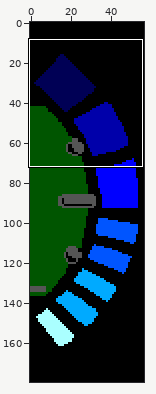
Sprite sheet: resources/images/bt_on.png. Above, an overview of the earlier version with the close-up marked.
Close-up. First the earlier version:
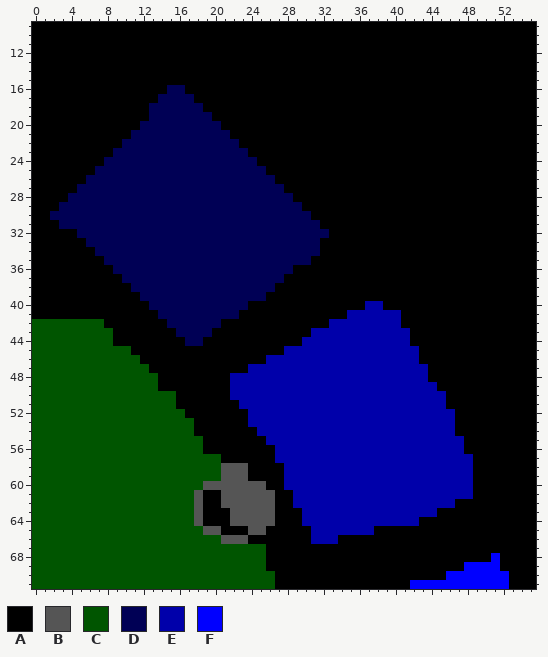
The file is 57x180 pixels. Shown: x 0..55, y 9..71.
Palette (. is transparent): A #000000  B #555555  C #005500  D #000055  E #0000aa  F #0000ff
Pixels before (only the part around the change), first column x 0:
 9 AAAAAAAAAAAAAAAAAAAAAAAAAAAAAAAAAAAAAAAAAAAAAAAAAAAAA
10 AAAAAAAAAAAAAAAAAAAAAAAAAAAAAAAAAAAAAAAAAAAAAAAAAAAAA
11 AAAAAAAAAAAAAAAAAAAAAAAAAAAAAAAAAAAAAAAAAAAAAAAAAAAAA
12 AAAAAAAAAAAAAAAAAAAAAAAAAAAAAAAAAAAAAAAAAAAAAAAAAAAAA
13 AAAAAAAAAAAAAAAAAAAAAAAAAAAAAAAAAAAAAAAAAAAAAAAAAAAAA
14 AAAAAAAAAAAAAAAAAAAAAAAAAAAAAAAAAAAAAAAAAAAAAAAAAAAAA
15 AAAAAAAAAAAAAAAAAAAAAAAAAAAAAAAAAAAAAAAAAAAAAAAAAAAAA
16 AAAAAAAAAAAAAAADDAAAAAAAAAAAAAAAAAAAAAAAAAAAAAAAAAAAA
17 AAAAAAAAAAAAAADDDDAAAAAAAAAAAAAAAAAAAAAAAAAAAAAAAAAAA
18 AAAAAAAAAAAAADDDDDDAAAAAAAAAAAAAAAAAAAAAAAAAAAAAAAAAA
19 AAAAAAAAAAAAADDDDDDDAAAAAAAAAAAAAAAAAAAAAAAAAAAAAAAAA
20 AAAAAAAAAAAADDDDDDDDDAAAAAAAAAAAAAAAAAAAAAAAAAAAAAAAA
21 AAAAAAAAAAADDDDDDDDDDDAAAAAAAAAAAAAAAAAAAAAAAAAAAAAAA
22 AAAAAAAAAADDDDDDDDDDDDDAAAAAAAAAAAAAAAAAAAAAAAAAAAAAA
23 AAAAAAAAADDDDDDDDDDDDDDDAAAAAAAAAAAAAAAAAAAAAAAAAAAAA
24 AAAAAAAADDDDDDDDDDDDDDDDDAAAAAAAAAAAAAAAAAAAAAAAAAAAA
25 AAAAAAADDDDDDDDDDDDDDDDDDDAAAAAAAAAAAAAAAAAAAAAAAAAAA
26 AAAAAADDDDDDDDDDDDDDDDDDDDDAAAAAAAAAAAAAAAAAAAAAAAAAA
27 AAAAADDDDDDDDDDDDDDDDDDDDDDDAAAAAAAAAAAAAAAAAAAAAAAAA
28 AAAADDDDDDDDDDDDDDDDDDDDDDDDDAAAAAAAAAAAAAAAAAAAAAAAA
29 AAADDDDDDDDDDDDDDDDDDDDDDDDDDDAAAAAAAAAAAAAAAAAAAAAAA
30 AADDDDDDDDDDDDDDDDDDDDDDDDDDDDDAAAAAAAAAAAAAAAAAAAAAA
31 AAADDDDDDDDDDDDDDDDDDDDDDDDDDDDDAAAAAAAAAAAAAAAAAAAAA
32 AAAAADDDDDDDDDDDDDDDDDDDDDDDDDDDDAAAAAAAAAAAAAAAAAAAA
33 AAAAAADDDDDDDDDDDDDDDDDDDDDDDDDDAAAAAAAAAAAAAAAAAAAAA
34 AAAAAAADDDDDDDDDDDDDDDDDDDDDDDDDAAAAAAAAAAAAAAAAAAAAA
35 AAAAAAAADDDDDDDDDDDDDDDDDDDDDDDAAAAAAAAAAAAAAAAAAAAAA
36 AAAAAAAAADDDDDDDDDDDDDDDDDDDDAAAAAAAAAAAAAAAAAAAAAAAA
37 AAAAAAAAAADDDDDDDDDDDDDDDDDDAAAAAAAAAAAAAAAAAAAAAAAAA
38 AAAAAAAAAAADDDDDDDDDDDDDDDDAAAAAAAAAAAAAAAAAAAAAAAAAA
39 AAAAAAAAAAAADDDDDDDDDDDDDDAAAAAAAAAAAAAAAAAAAAAAAAAAA
40 AAAAAAAAAAAAADDDDDDDDDDDAAAAAAAAAAAAAEEAAAAAAAAAAAAAA
41 AAAAAAAAAAAAAADDDDDDDDDAAAAAAAAAAAAEEEEEEAAAAAAAAAAAA
42 CCCCCCCCAAAAAAADDDDDDAAAAAAAAAAAAEEEEEEEEAAAAAAAAAAAA
43 CCCCCCCCCAAAAAAADDDDAAAAAAAAAAAEEEEEEEEEEEAAAAAAAAAAA
44 CCCCCCCCCAAAAAAAADDAAAAAAAAAAAEEEEEEEEEEEEAAAAAAAAAAA
45 CCCCCCCCCCCAAAAAAAAAAAAAAAAAEEEEEEEEEEEEEEEAAAAAAAAAA
46 CCCCCCCCCCCCAAAAAAAAAAAAAAEEEEEEEEEEEEEEEEEAAAAAAAAAA
47 CCCCCCCCCCCCCAAAAAAAAAAAEEEEEEEEEEEEEEEEEEEEAAAAAAAAA
48 CCCCCCCCCCCCCCAAAAAAAAEEEEEEEEEEEEEEEEEEEEEEAAAAAAAAA
49 CCCCCCCCCCCCCCAAAAAAAAEEEEEEEEEEEEEEEEEEEEEEEAAAAAAAA
50 CCCCCCCCCCCCCCCCAAAAAAEEEEEEEEEEEEEEEEEEEEEEEEAAAAAAA
51 CCCCCCCCCCCCCCCCAAAAAAAEEEEEEEEEEEEEEEEEEEEEEEAAAAAAA
52 CCCCCCCCCCCCCCCCCAAAAAAAEEEEEEEEEEEEEEEEEEEEEEEAAAAAA
53 CCCCCCCCCCCCCCCCCCAAAAAAEEEEEEEEEEEEEEEEEEEEEEEAAAAAA
54 CCCCCCCCCCCCCCCCCCAAAAAAAEEEEEEEEEEEEEEEEEEEEEEAAAAAA
55 CCCCCCCCCCCCCCCCCCCAAAAAAAEEEEEEEEEEEEEEEEEEEEEEAAAAA
56 CCCCCCCCCCCCCCCCCCCAAAAAAAAEEEEEEEEEEEEEEEEEEEEEAAAAA
57 CCCCCCCCCCCCCCCCCCCCCAAAAAAEEEEEEEEEEEEEEEEEEEEEEAAAA
58 CCCCCCCCCCCCCCCCCCCCCBBBAAAAEEEEEEEEEEEEEEEEEEEEEAAAA
59 CCCCCCCCCCCCCCCCCCCCCBBBAAAAEEEEEEEEEEEEEEEEEEEEEAAAA
60 CCCCCCCCCCCCCCCCCCCBBBBBBBAAEEEEEEEEEEEEEEEEEEEEEAAAA
61 CCCCCCCCCCCCCCCCCCBAABBBBBBAAEEEEEEEEEEEEEEEEEEEEAAAA
62 CCCCCCCCCCCCCCCCCCBAABBBBBBAAEEEEEEEEEEEEEEEEEEAAAAAA
63 CCCCCCCCCCCCCCCCCCBAAABBBBBAAAEEEEEEEEEEEEEEEAAAAAAAA
64 CCCCCCCCCCCCCCCCCCBAAABBBBBAAAEEEEEEEEEEEEEAAAAAAAAAA
65 CCCCCCCCCCCCCCCCCCCBBAAABBAAAAAEEEEEEEAAAAAAAAAAAAAAA
66 CCCCCCCCCCCCCCCCCCCCCBBBAAAAAAAEEEAAAAAAAAAAAAAAAAAAA
67 CCCCCCCCCCCCCCCCCCCCCCCCCCAAAAAAAAAAAAAAAAAAAAAAAAAAA
68 CCCCCCCCCCCCCCCCCCCCCCCCCCAAAAAAAAAAAAAAAAAAAAAAAAAFA
69 CCCCCCCCCCCCCCCCCCCCCCCCCCAAAAAAAAAAAAAAAAAAAAAAFFFFA
70 CCCCCCCCCCCCCCCCCCCCCCCCCCCAAAAAAAAAAAAAAAAAAAFFFFFFF
71 CCCCCCCCCCCCCCCCCCCCCCCCCCCAAAAAAAAAAAAAAAFFFFFFFFFFF
New version:
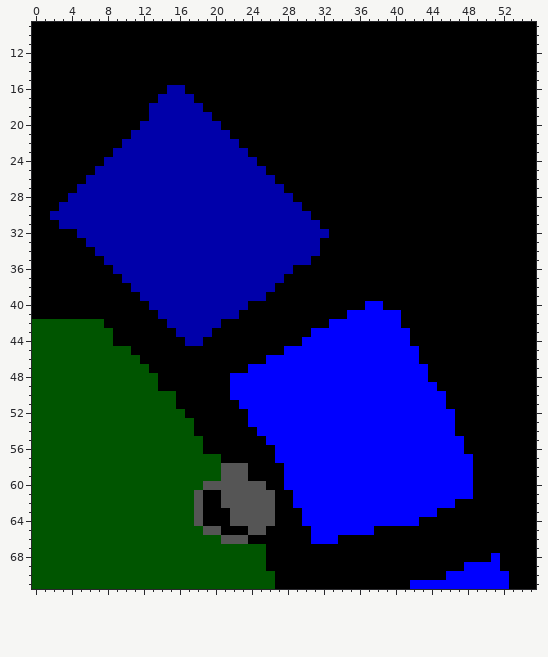
Edits made:
Changed rows in their new state; - is an unchanged pixel.
first column x 2:
16 -------------EE--------------------------------
17 ------------EEEE-------------------------------
18 -----------EEEEEE------------------------------
19 -----------EEEEEEE-----------------------------
20 ----------EEEEEEEEE----------------------------
21 ---------EEEEEEEEEEE---------------------------
22 --------EEEEEEEEEEEEE--------------------------
23 -------EEEEEEEEEEEEEEE-------------------------
24 ------EEEEEEEEEEEEEEEEE------------------------
25 -----EEEEEEEEEEEEEEEEEEE-----------------------
26 ----EEEEEEEEEEEEEEEEEEEEE----------------------
27 ---EEEEEEEEEEEEEEEEEEEEEEE---------------------
28 --EEEEEEEEEEEEEEEEEEEEEEEEE--------------------
29 -EEEEEEEEEEEEEEEEEEEEEEEEEEE-------------------
30 EEEEEEEEEEEEEEEEEEEEEEEEEEEEE------------------
31 -EEEEEEEEEEEEEEEEEEEEEEEEEEEEE-----------------
32 ---EEEEEEEEEEEEEEEEEEEEEEEEEEEE----------------
33 ----EEEEEEEEEEEEEEEEEEEEEEEEEE-----------------
34 -----EEEEEEEEEEEEEEEEEEEEEEEEE-----------------
35 ------EEEEEEEEEEEEEEEEEEEEEEE------------------
36 -------EEEEEEEEEEEEEEEEEEEE--------------------
37 --------EEEEEEEEEEEEEEEEEE---------------------
38 ---------EEEEEEEEEEEEEEEE----------------------
39 ----------EEEEEEEEEEEEEE-----------------------
40 -----------EEEEEEEEEEE-------------FF----------
41 ------------EEEEEEEEE------------FFFFFF--------
42 -------------EEEEEE------------FFFFFFFF--------
43 --------------EEEE-----------FFFFFFFFFFF-------
44 ---------------EE-----------FFFFFFFFFFFF-------
45 --------------------------FFFFFFFFFFFFFFF------
46 ------------------------FFFFFFFFFFFFFFFFF------
47 ----------------------FFFFFFFFFFFFFFFFFFFF-----
48 --------------------FFFFFFFFFFFFFFFFFFFFFF-----
49 --------------------FFFFFFFFFFFFFFFFFFFFFFF----
50 --------------------FFFFFFFFFFFFFFFFFFFFFFFF---
51 ---------------------FFFFFFFFFFFFFFFFFFFFFFF---
52 ----------------------FFFFFFFFFFFFFFFFFFFFFFF--
53 ----------------------FFFFFFFFFFFFFFFFFFFFFFF--
54 -----------------------FFFFFFFFFFFFFFFFFFFFFF--
55 ------------------------FFFFFFFFFFFFFFFFFFFFFF-
56 -------------------------FFFFFFFFFFFFFFFFFFFFF-
57 -------------------------FFFFFFFFFFFFFFFFFFFFFF
58 --------------------------FFFFFFFFFFFFFFFFFFFFF
59 --------------------------FFFFFFFFFFFFFFFFFFFFF
60 --------------------------FFFFFFFFFFFFFFFFFFFFF
61 ---------------------------FFFFFFFFFFFFFFFFFFFF
62 ---------------------------FFFFFFFFFFFFFFFFFF--
63 ----------------------------FFFFFFFFFFFFFFF----
64 ----------------------------FFFFFFFFFFFFF------
65 -----------------------------FFFFFFF-----------
66 -----------------------------FFF---------------
Boxes around the changes in both close-ups, in picture pixels (x1, y1, x2, y2):
changed: (50, 85, 473, 544)
